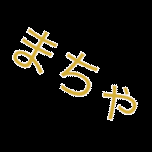
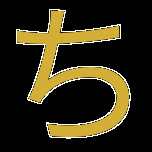
Layered file, before and after one edit (152x152). Changes by layer:
added layer "ち" above "Background" over (x1=16, y1=9, x2=131, y2=139)
painted on "Background" over (x1=12, y1=27, x2=138, y2=121)
